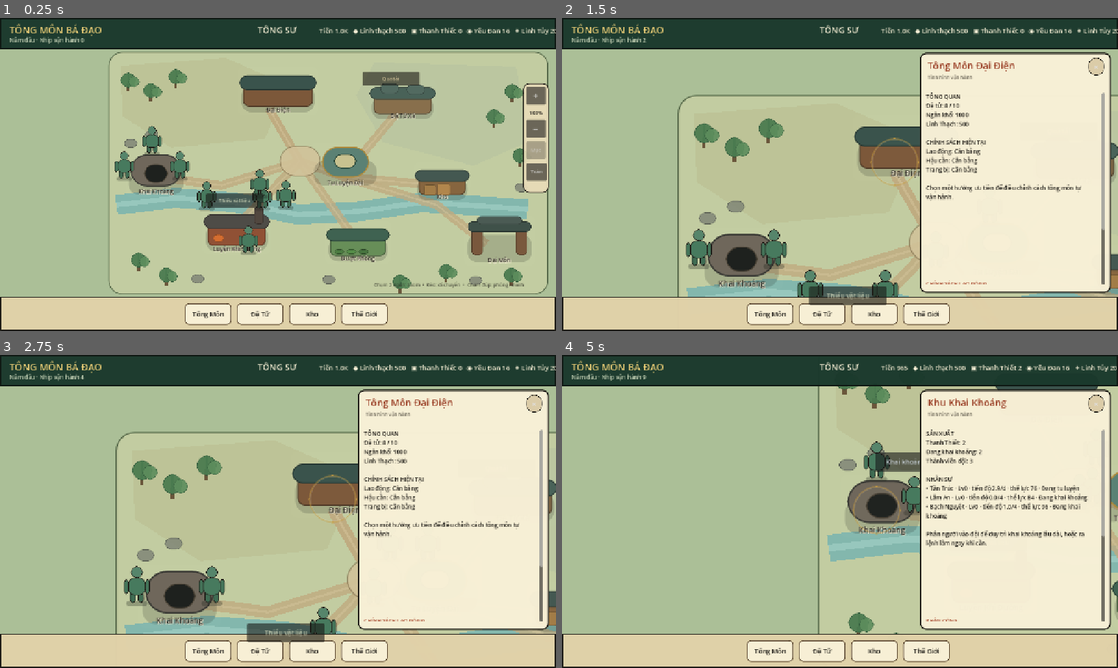
Above: before the commit, frames 1-4 (two rows, left to right).
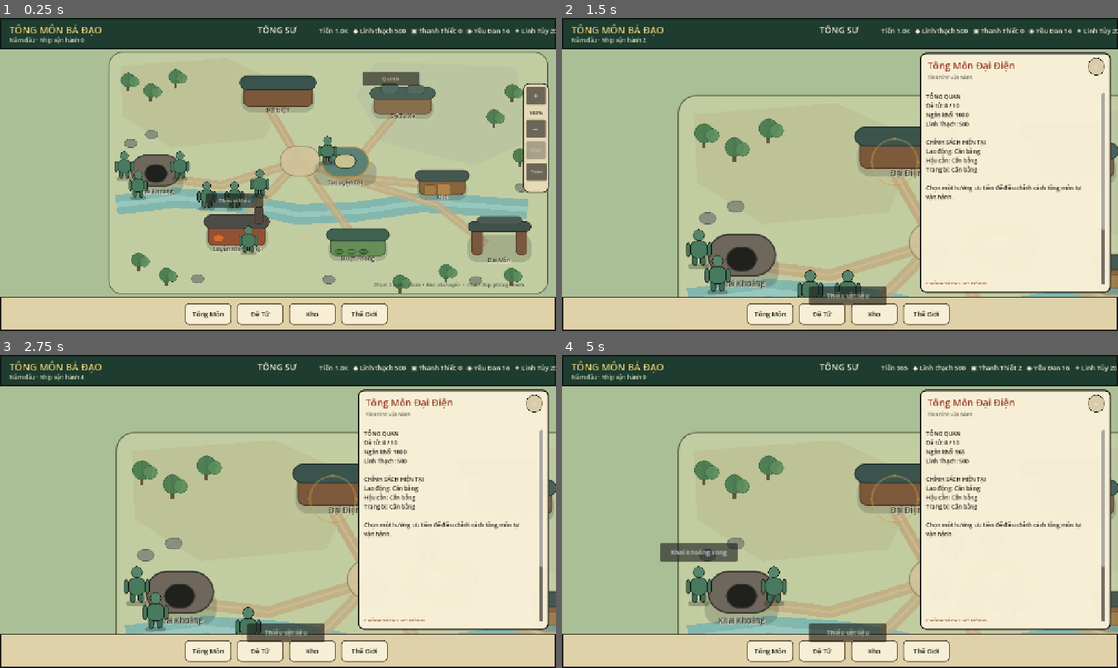
Above: after the commit, the same moments.

Repository: vuanhtuan161094-byte/TongMonBaDao
Game: Godot game, scene res://scenes/p3/p3_2_landscape_sect.tscn
Same seed, same stepped clock (60 frames per second), same inputs: the game is played once before the commit and once after it.
Inputs (mouse positions are in pixels of both pictures, inside the frame that each line leads up to):
- Up to frame 1 (0.25 s): no input
- Up to frame 2 (1.5 s): click (840, 89) at 0.5 s; click (1073, 161) at 1.25 s
- Up to frame 3 (2.75 s): click (433, 586) at 2 s
- Up to frame 4 (5 s): click (739, 596) at 2.75 s; click (990, 583) at 3.52 s; click (1090, 486) at 4.27 s

The runs differ from the first frame. In frame 1, 1.2% of the frame differs, in the area x 23-61%, y 34-62%; in frame 2, 1.3%; in frame 3, 1.3%; in frame 4, 15%, in the area x 17-100%, y 10-92%.

Commit message:
Route P3.7 building resources through canonical warehouse

Diff:
--- a/godot/src/simulation/building/building_system.gd
+++ b/godot/src/simulation/building/building_system.gd
@@ -13,8 +13,8 @@
 
 const MILESTONE_LEVELS := [10, 20, 30, 50, 75, 100]
 
-# P3.7A currently bridges the already-authoritative P2.6 material dictionary
-# instead of creating a second warehouse. Unified warehouse migration comes later.
+# Named resources remain explicit. P3.7B uses WarehouseSystem as the sole
+# stackable-resource authority; legacy buckets are fallback-only for old direct states.
 const MATERIAL_WOOD := "linh_moc"
 const MATERIAL_ORE := "thanh_thiet"
 const MATERIAL_TAM_MACH_BAN := "tam_mach_ban"
@@ -74,6 +74,7 @@
 }
 
 var equipment := EquipmentSystem.new()
+var warehouse := WarehouseSystem.new()
 
 func initialize(state: SimulationState) -> void:
     if not state.sect.workforce_enabled:
@@ -220,7 +221,7 @@
     material_ids.sort()
     for material_id in material_ids:
         var need := int(cost.get(material_id, 0))
-        var have := int(state.sect.forge_materials.get(str(material_id), 0))
+        var have := _resource_available(state, StringName(material_id))
         if have < need:
             return {"ok": false, "reason": "missing_material", "material_id": str(material_id), "need": need, "have": have}
     var stone_need := int(cost.get("spirit_stones", 0))
@@ -234,12 +235,10 @@
         return check
     var building: BuildingState = state.buildings[str(building_id)]
     var cost: Dictionary = check.get("cost", {})
-    var material_ids: Array = cost.keys()
-    material_ids.erase("spirit_stones")
-    material_ids.sort()
-    for raw_material_id in material_ids:
-        var material_id := str(raw_material_id)
-        state.sect.forge_materials[material_id] = int(state.sect.forge_materials.get(material_id, 0)) - int(cost.get(material_id, 0))
+    var material_requirements := cost.duplicate(true)
+    material_requirements.erase("spirit_stones")
+    if not _consume_resources(state, material_requirements):
+        return {"ok": false, "reason": "materials_changed"}
     state.sect.spirit_stones -= int(cost.get("spirit_stones", 0))
 
     building.status = STATUS_UPGRADING
@@ -567,10 +566,37 @@
 func _deposit_resource(state: SimulationState, building: BuildingState, resource_id: String, quantity: int) -> void:
     if quantity <= 0:
         return
-    state.sect.forge_materials[resource_id] = int(state.sect.forge_materials.get(resource_id, 0)) + quantity
+    if state.sect.p3_7_resources_enabled:
+        if not warehouse.add(state, StringName(resource_id), quantity):
+            push_error("BuildingSystem: failed to deposit canonical resource %s x%d." % [resource_id, quantity])
+            return
+    else:
+        state.sect.forge_materials[resource_id] = int(state.sect.forge_materials.get(resource_id, 0)) + quantity
     building.metrics["production_batches"] = int(building.metrics.get("production_batches", 0)) + 1
     building.metrics["units_produced"] = int(building.metrics.get("units_produced", 0)) + quantity
     state.building_event_count += 1
+
+func _resource_available(state: SimulationState, resource_id: StringName) -> int:
+    if state.sect.p3_7_resources_enabled:
+        return warehouse.available_quantity(state, resource_id)
+    return maxi(int(state.sect.forge_materials.get(str(resource_id), 0)), 0)
+
+func _consume_resources(state: SimulationState, requirements: Dictionary) -> bool:
+    if state.sect.p3_7_resources_enabled:
+        return warehouse.consume_requirements(state, requirements)
+    var ids: Array = requirements.keys()
+    ids.sort()
+    for raw_id in ids:
+        if int(state.sect.forge_materials.get(str(raw_id), 0)) < int(requirements[raw_id]):
+            return false
+    for raw_id in ids:
+        var key := str(raw_id)
+        var next := int(state.sect.forge_materials.get(key, 0)) - int(requirements[raw_id])
+        if next <= 0:
+            state.sect.forge_materials.erase(key)
+        else:
+            state.sect.forge_materials[key] = next
+    return true
 
 func _movement_speed(state: SimulationState, disciple: DiscipleState) -> float:
     # World/work movement is a canonical physical speed. Combat path style
